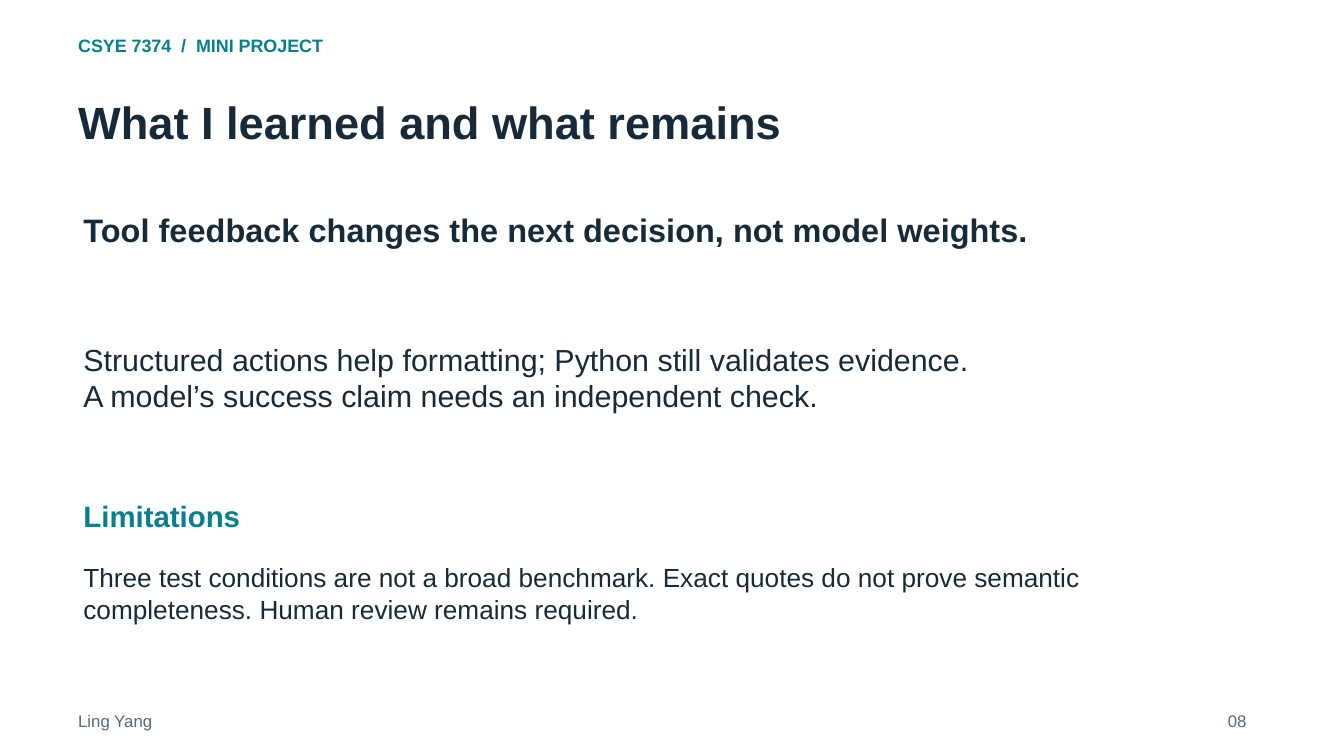
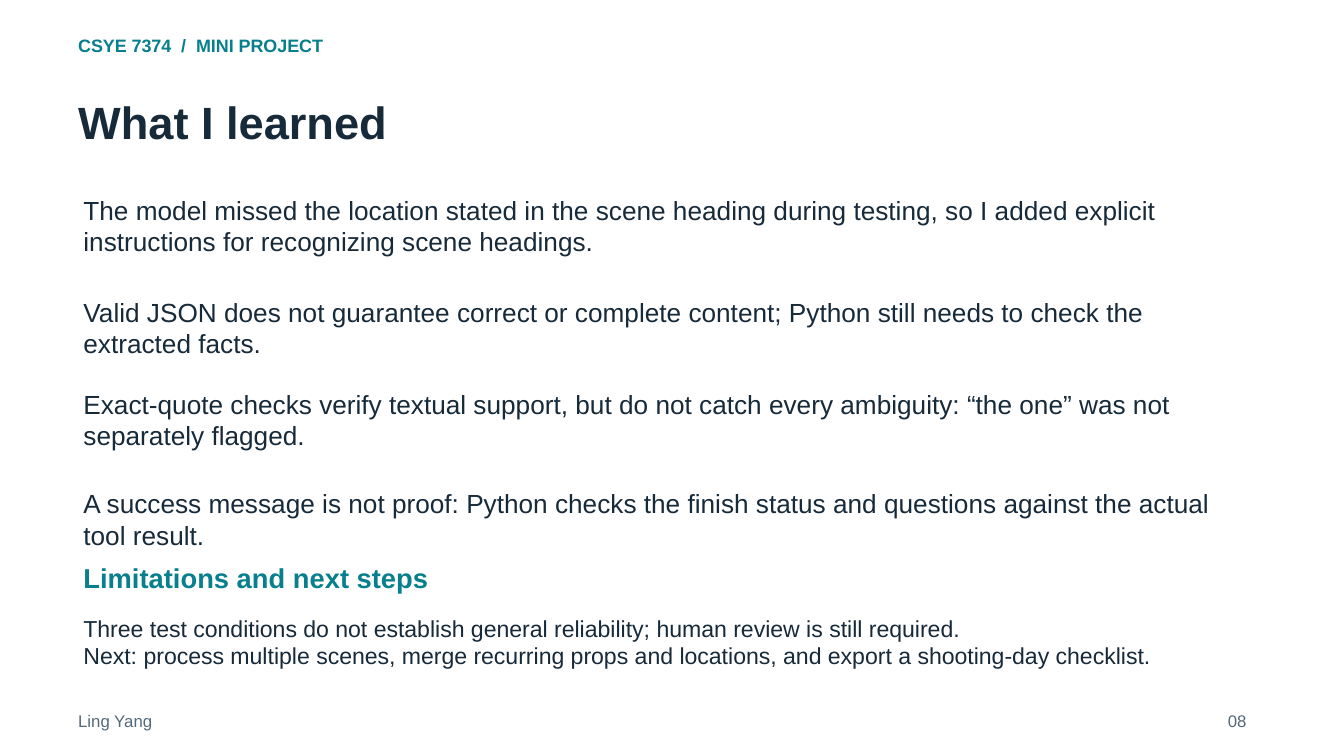
Before and after one commit to ling0021/script-production-checklist-agent, a slide deck: slide 8 of deliverables/Project_Presentation.pptx. Drawn at 1344x756 pixels with LibreOffice and Linux fonts; fonts in the diff are those of the drawing. Boxes give left, top, right and bottom in pixels: in the first picture for what was removed or moved away, otherwise in the second. Text is boxed around its words. In the diff, an @@ line names an element or a change of style, - is before the commit and + after.

Commit message:
Make project lessons concrete and add next steps

```diff
--- a/deliverables/Project_Presentation.pptx
+++ b/deliverables/Project_Presentation.pptx
@@ text at [78,106,387,140]: text changed @@
-What I learned and what remains
+What I learned
@@ text at [83,201,1155,354]: text changed; size 23.2 to 18.8 pt; bold off @@
-Tool feedback changes the next decision, not model weights.
+The model missed the location stated in the scene heading during testing, so I added explicit instructions for recognizing scene headings.
+Valid JSON does not guarantee correct or complete content; Python still needs to check the extracted facts.
@@ text at [83,395,1209,546]: text changed; size 21.8 to 18.8 pt @@
-Structured actions help formatting; Python still validates evidence.
-A model’s success claim needs an independent check.
+Exact-quote checks verify textual support, but do not catch every ambiguity: “the one” was not separately flagged.
+A success message is not proof: Python checks the finish status and questions against the actual tool result.
@@ text at [83,568,428,593]: text changed; size 21 to 19.5 pt @@
-Limitations
+Limitations and next steps
@@ text at [83,620,1151,669]: text changed; size 18.8 to 16.5 pt @@
-Three test conditions are not a broad benchmark. Exact quotes do not prove semantic
-completeness. Human review remains required.
+Three test conditions do not establish general reliability; human review is still required.
+Next: process multiple scenes, merge recurring props and locations, and export a shooting-day checklist.
```
Also in this commit, not shown: 1 other file.
